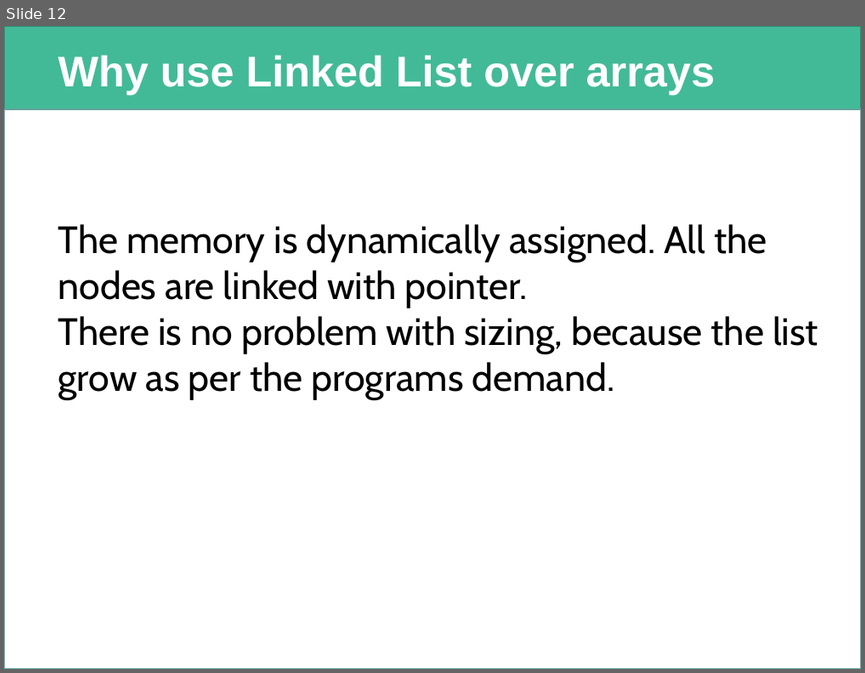
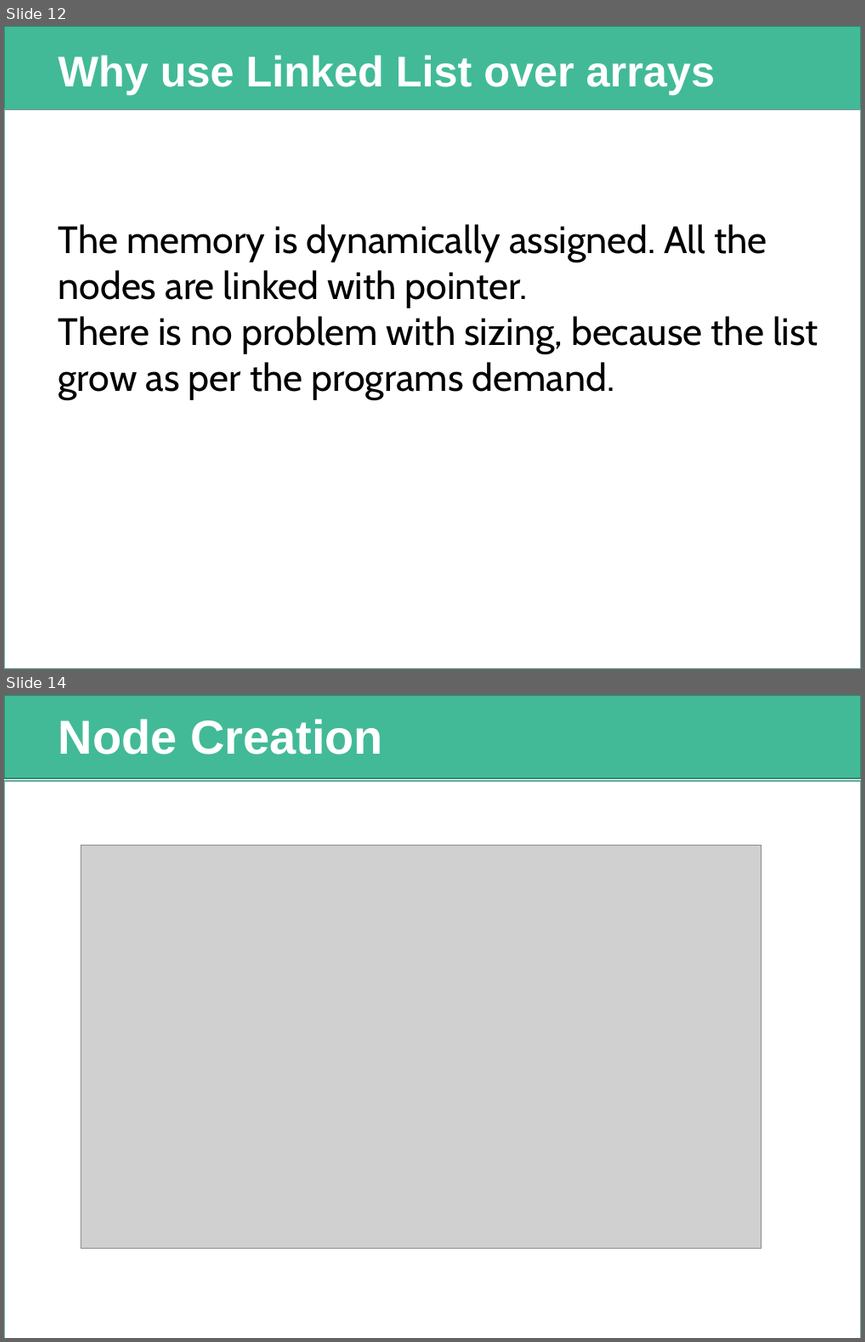
Before and after one commit to myNameHtml/Kyaw-Saliu-LinkedList-2022, a slide deck: LinkedList.pptx. Shown one above the other, each under a label of ours: slide 12 before the commit, slides 12 and 14 after it; the slides between them are not shown. The pictures are 865x673 and 865x1342 pixels, drawn with LibreOffice and Linux fonts; fonts in the diff are those of the drawing; grey boxes stand for pictures; background and template pictures are left out. Boxes give left, top, right and bottom in pixels: in the first picture for what was removed or moved away, otherwise in the second. Text is boxed around its words. In the diff, an @@ line names an element or a change of style, - is before the commit and + after.

```diff
--- a/LinkedList.pptx
+++ b/LinkedList.pptx
@@ slide 14 added at bbox=[4, 695, 861, 1338], background #FFFFFF; not listed: 1 template element that a slide beside it also shows @@
@@ rectangle added at bbox=[4, 695, 861, 778], fill #42BA97, outline #318A70 1 pt @@
@@ title added at bbox=[58, 719, 383, 755], 40 pt, text #FFFFFF, bold @@
+Node Creation
@@ rectangle added at bbox=[4, 781, 861, 1338], fill #FFFFFF, outline #62A39F 1 pt @@
@@ picture added at bbox=[81, 845, 760, 1247] @@
```
Also in this commit, not shown: 2 other slides added.
